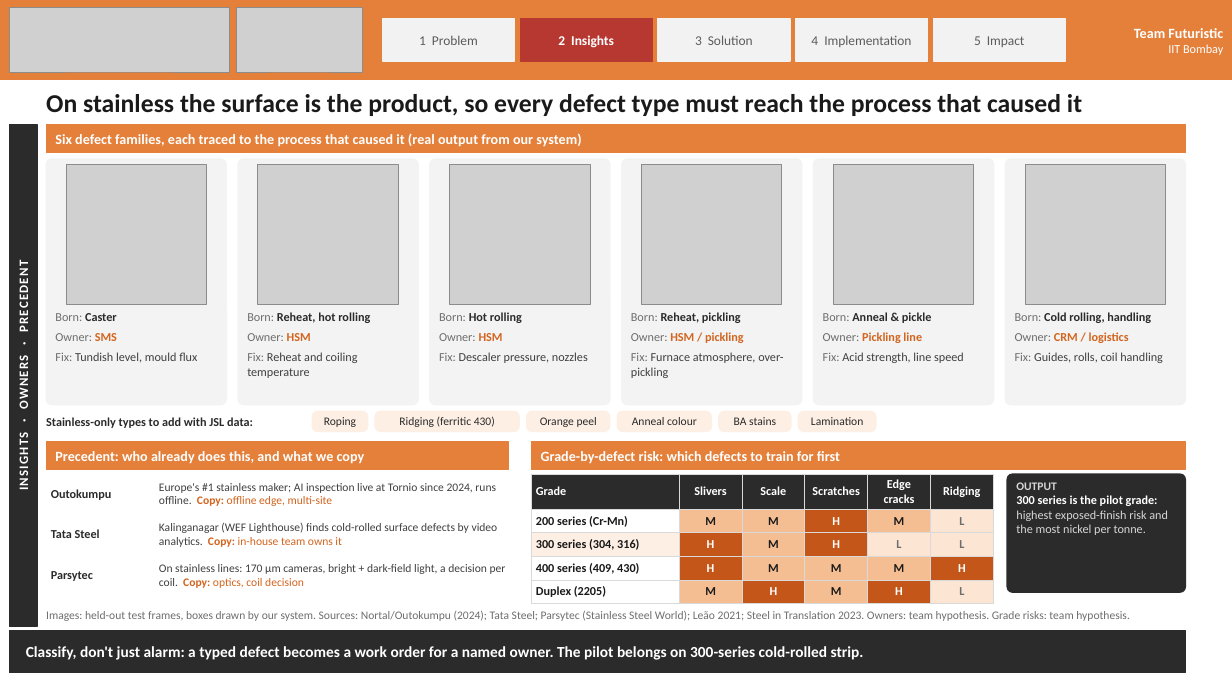
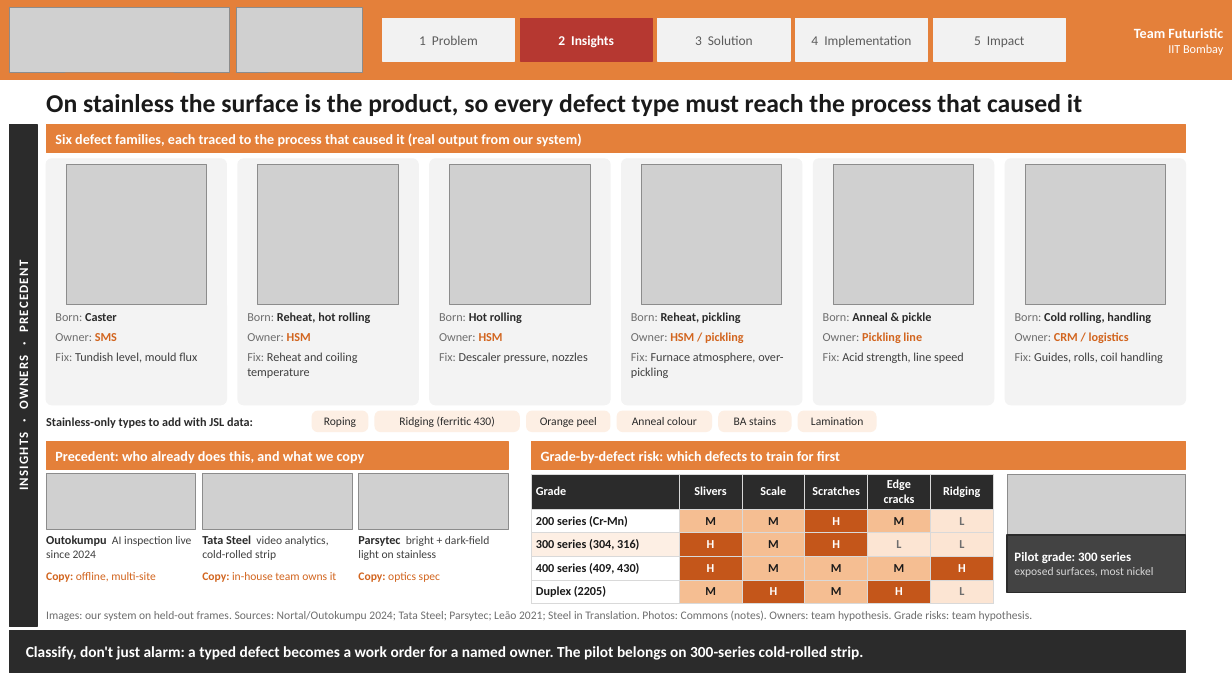
Before and after one commit to surface-vision/stainless-surface-inspection, a slide deck: slide 3 of Round2/out/JSW_Round2_Surface_Defect_Detection.pptx. Drawn at 1232x693 pixels with LibreOffice and Linux fonts; fonts in the diff are those of the drawing; grey boxes stand for pictures. Boxes give left, top, right and bottom in pixels: in the first picture for what was removed or moved away, otherwise in the second. Text is boxed around its words. In the diff, an @@ line names an element or a change of style, - is before the commit and + after.

```diff
--- a/Round2/out/JSW_Round2_Surface_Defect_Detection.pptx
+++ b/Round2/out/JSW_Round2_Surface_Defect_Detection.pptx
@@ picture added at bbox=[46, 474, 196, 530] @@
@@ picture added at bbox=[202, 474, 352, 530] @@
@@ picture added at bbox=[359, 474, 508, 530] @@
@@ rounded rectangle removed at bbox=[1007, 474, 1186, 592] @@
@@ picture added at bbox=[1007, 474, 1186, 592] @@
@@ text removed at bbox=[51, 489, 112, 500] @@
-Outokumpu
@@ text at bbox=[46, 535, 191, 546]: text changed @@
-Europe's #1 stainless maker; AI inspection live at Tornio since 2024, runs offline. Copy: offline edge, multi-site
+Outokumpu AI inspection live since 2024
@@ text removed at bbox=[159, 523, 498, 547] @@
-Kalinganagar (WEF Lighthouse) finds cold-rolled surface defects by video analytics. Copy: in-house team owns it
@@ vertical alignment middle to top in 4 elements at bbox=[46, 535, 191, 546], bbox=[202, 572, 337, 582], bbox=[46, 572, 156, 582], bbox=[202, 535, 329, 546] @@
@@ text at bbox=[202, 535, 329, 546]: text changed; size 9.5 to 9 pt; text colour #2B2B2B to #404040; bold off @@
-Parsytec
+Tata Steel video analytics, cold-rolled strip
@@ text added at bbox=[358, 536, 489, 560], 9 pt, text #404040 @@
+Parsytec bright + dark-field light on stainless
@@ rectangle added at bbox=[1007, 535, 1186, 592], fill #2B2B2B at 85% opacity, outline #2B2B2B 1 pt @@
@@ text "Pilot grade: 300 series" at bbox=[1014, 552, 1154, 577]: vertical alignment top to middle @@
@@ text at bbox=[1014, 552, 1154, 577]: text changed; size 9.5 to 9 pt @@
-OUTPUT
-300 series is the pilot grade: highest exposed-finish risk and the most nickel per tonne.
+Pilot grade: 300 series
+exposed surfaces, most nickel
@@ text at bbox=[46, 572, 156, 582]: text changed; size 9.5 to 9 pt; text colour #2B2B2B to #D2651F; bold off @@
-Tata Steel
+Copy: offline, multi-site
@@ text at bbox=[202, 572, 337, 582]: text changed; text colour #404040 to #D2651F @@
-On stainless lines: 170 µm cameras, bright + dark-field light, a decision per coil. Copy: optics, coil decision
+Copy: in-house team owns it
@@ text added at bbox=[358, 572, 440, 582], 9 pt, text #D2651F @@
+Copy: optics spec
@@ text at bbox=[46, 611, 1033, 621]: text changed @@
-Images: held-out test frames, boxes drawn by our system. Sources: Nortal/Outokumpu (2024); Tata Steel; Parsytec (Stainless Steel World); Leão 2021; Steel in Translation 2023. Owners: team hypothesis. Grade risks: team hypothesis.
+Images: our system on held-out frames. Sources: Nortal/Outokumpu 2024; Tata Steel; Parsytec; Leão 2021; Steel in Translation. Photos: Commons (notes). Owners: team hypothesis. Grade risks: team hypothesis.
```
Also in this commit, not shown: 4 other slides changed, 9 other files.
